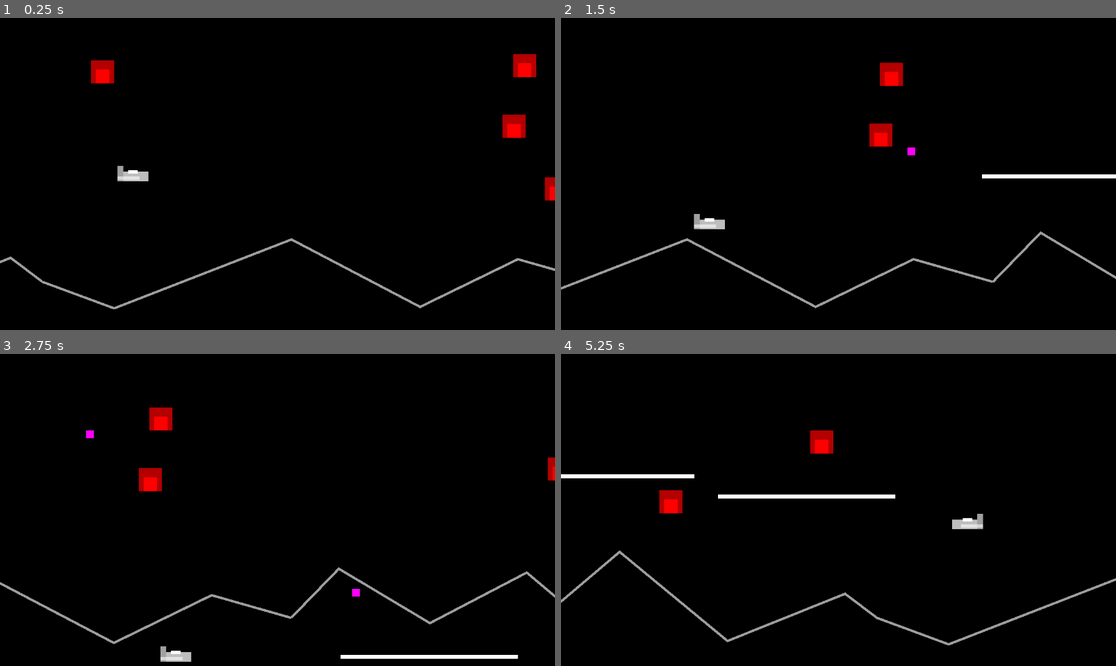
Above: before the commit, frames 1-4 (two rows, left to right).
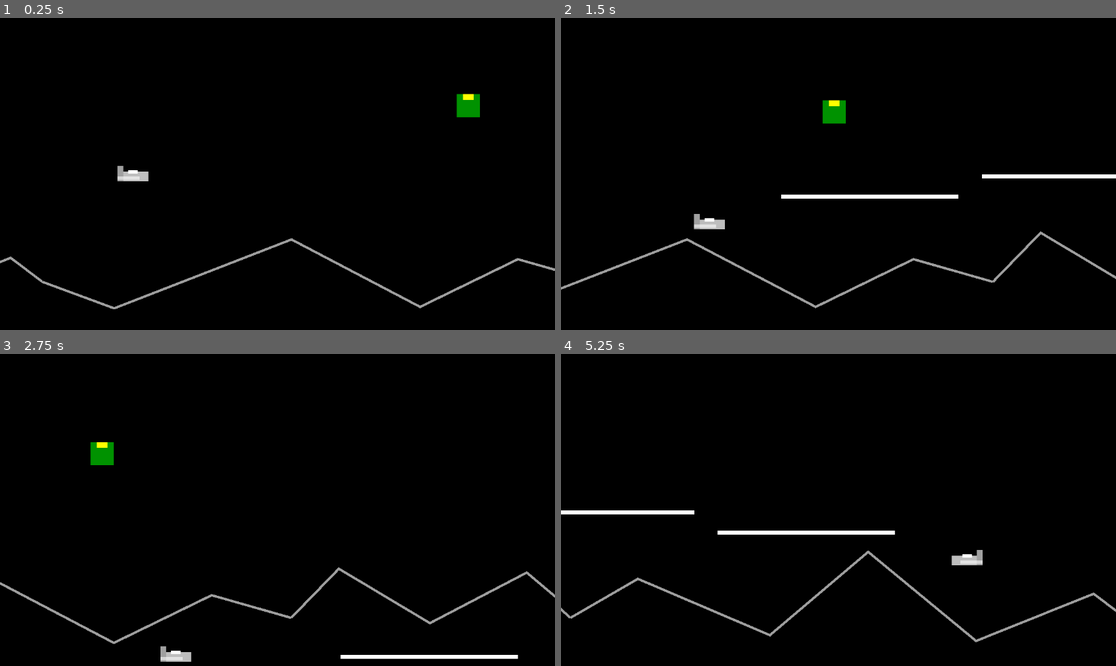
Above: after the commit, the same moments.

Repository: Toxe/godot-defender-clone
Game: Godot game, scene res://scenes/levels/main.tscn
The game is run twice, just before and just after one commit, with the same random seed, the same clock (stepped at 60 frames per second) and the same inputs.
Inputs:
- Up to frame 1 (0.25 s): no input
- Up to frame 2 (1.5 s): hold Right (move_right) 0.53-1.28 s; tap Space (fire) at 0.6, 1.35 s; hold Down (move_down) from 1.28 s (still down)
- Up to frame 3 (2.75 s): release Down (move_down) at 2.03 s; hold Right (move_right) from 2.03 s (still down); tap Space (fire) at 2.1 s
- Up to frame 4 (5.25 s): release Right (move_right) at 2.78 s; hold Up (move_up) 2.78-3.53 s; tap Space (fire) every 0.75 s from 2.85 to 5.1 s; hold Left (move_left) 3.53-5.03 s; hold Down (move_down) from 5.03 s (still down)

The runs differ from the first frame. In frame 1, 1.4% of the frame differs, in the area x 16-100%, y 11-59%; in frame 2, 1.4%; in frame 3, 1.1%; in frame 4, 4.5%, in the area x 0-100%, y 24-94%.

Commit message:
Delete generic enemy; build Lander enemy out of components

Diff:
--- a/G01_Defender/scenes/enemies/enemy.gd
+++ /dev/null
@@ -1,32 +0,0 @@
-extends Area2D
-
-const bullet_scene = preload("bullet.tscn")
-const speed: float = 50
-var direction := Vector2(-1, 0.3).normalized()
-
-
-func _physics_process(delta):
-    position += direction * speed * delta
-
-
-func shoot_bullet():
-    var bullet = bullet_scene.instantiate()
-    bullet.setup(global_position)
-    get_parent().add_child(bullet)
-    $ShootTimer.start(randf_range(3, 5))
-
-
-func _on_area_entered(_area):
-    queue_free()
-
-
-func _on_shoot_timer_timeout():
-    shoot_bullet()
-
-
-func _on_visible_on_screen_notifier_2d_screen_entered():
-    $ShootTimer.start(randf_range(1, 3))
-
-
-func _on_visible_on_screen_notifier_2d_screen_exited():
-    $ShootTimer.stop()
--- a/G01_Defender/scenes/enemies/enemy.tscn
+++ /dev/null
@@ -1,53 +0,0 @@
-[gd_scene load_steps=3 format=3 uid="uid://cvbnwoj0fo1c0"]
-
-[ext_resource type="Script" path="res://scenes/enemies/enemy.gd" id="1_btejo"]
-
-[sub_resource type="RectangleShape2D" id="RectangleShape2D_pwgwy"]
-size = Vector2(48, 48)
-
-[node name="Enemy" type="Area2D"]
-collision_layer = 2
-collision_mask = 4
-script = ExtResource("1_btejo")
-
-[node name="CollisionShape2D" type="CollisionShape2D" parent="."]
-shape = SubResource("RectangleShape2D_pwgwy")
-
-[node name="ColorRect" type="ColorRect" parent="."]
-anchors_preset = 8
-anchor_left = 0.5
-anchor_top = 0.5
-anchor_right = 0.5
-anchor_bottom = 0.5
-offset_left = -24.0
-offset_top = -24.0
-offset_right = 24.0
-offset_bottom = 24.0
-grow_horizontal = 2
-grow_vertical = 2
-color = Color(0.701961, 0, 0, 1)
-
-[node name="ColorRect2" type="ColorRect" parent="."]
-anchors_preset = 8
-anchor_left = 0.5
-anchor_top = 0.5
-anchor_right = 0.5
-anchor_bottom = 0.5
-offset_left = -14.0
-offset_top = -5.0
-offset_right = 14.0
-offset_bottom = 24.0
-grow_horizontal = 2
-grow_vertical = 2
-color = Color(1, 0, 0, 1)
-
-[node name="ShootTimer" type="Timer" parent="."]
-one_shot = true
-
-[node name="VisibleOnScreenNotifier2D" type="VisibleOnScreenNotifier2D" parent="."]
-scale = Vector2(2.5, 2.5)
-
-[connection signal="area_entered" from="." to="." method="_on_area_entered"]
-[connection signal="timeout" from="ShootTimer" to="." method="_on_shoot_timer_timeout"]
-[connection signal="screen_entered" from="VisibleOnScreenNotifier2D" to="." method="_on_visible_on_screen_notifier_2d_screen_entered"]
-[connection signal="screen_exited" from="VisibleOnScreenNotifier2D" to="." method="_on_visible_on_screen_notifier_2d_screen_exited"]
--- /dev/null
+++ b/G01_Defender/scenes/enemies/lander.tscn
@@ -0,0 +1,56 @@
+[gd_scene load_steps=6 format=3 uid="uid://u6fj8vy2f1oe"]
+
+[ext_resource type="PackedScene" uid="uid://6kn3g63u5hm4" path="res://scenes/components/movement_component.tscn" id="1_lgmwg"]
+[ext_resource type="PackedScene" uid="uid://bk00hc6aw3868" path="res://scenes/components/hitbox_component.tscn" id="1_u8o1l"]
+[ext_resource type="PackedScene" uid="uid://1kc1srny6n4c" path="res://scenes/enemies/bullet.tscn" id="3_qu8ae"]
+[ext_resource type="PackedScene" uid="uid://ciovhjmxtwyjt" path="res://scenes/components/shooting_component.tscn" id="4_83jcr"]
+
+[sub_resource type="RectangleShape2D" id="RectangleShape2D_wul00"]
+size = Vector2(48, 48)
+
+[node name="Lander" type="Node2D"]
+
+[node name="MovementComponent" parent="." instance=ExtResource("1_lgmwg")]
+velocity = Vector2(-50, 10)
+
+[node name="ShootingComponent" parent="." node_paths=PackedStringArray("visible_on_screen_notifier") instance=ExtResource("4_83jcr")]
+shot_scene = ExtResource("3_qu8ae")
+visible_on_screen_notifier = NodePath("../VisibleOnScreenNotifier2D")
+min_shot_delay = 3.0
+max_shot_delay = 4.0
+
+[node name="HitboxComponent" parent="." instance=ExtResource("1_u8o1l")]
+
+[node name="CollisionShape2D" type="CollisionShape2D" parent="HitboxComponent"]
+shape = SubResource("RectangleShape2D_wul00")
+
+[node name="VisibleOnScreenNotifier2D" type="VisibleOnScreenNotifier2D" parent="."]
+scale = Vector2(2.5, 2.5)
+
+[node name="ColorRect" type="ColorRect" parent="."]
+anchors_preset = 8
+anchor_left = 0.5
+anchor_top = 0.5
+anchor_right = 0.5
+anchor_bottom = 0.5
+offset_left = -24.0
+offset_top = -24.0
+offset_right = 24.0
+offset_bottom = 24.0
+grow_horizontal = 2
+grow_vertical = 2
+color = Color(0, 0.572549, 0, 1)
+
+[node name="ColorRect2" type="ColorRect" parent="."]
+anchors_preset = 8
+anchor_left = 0.5
+anchor_top = 0.5
+anchor_right = 0.5
+anchor_bottom = 0.5
+offset_left = -11.0
+offset_top = -24.0
+offset_right = 11.0
+offset_bottom = -12.0
+grow_horizontal = 2
+grow_vertical = 2
+color = Color(1, 1, 0, 1)
--- a/G01_Defender/scenes/levels/main.tscn
+++ b/G01_Defender/scenes/levels/main.tscn
@@ -1,11 +1,11 @@
 [gd_scene load_steps=7 format=3 uid="uid://w0jtokddq4er"]
 
 [ext_resource type="Script" path="res://scenes/levels/main.gd" id="1_gi007"]
-[ext_resource type="PackedScene" uid="uid://cvbnwoj0fo1c0" path="res://scenes/enemies/enemy.tscn" id="2_a4ga4"]
 [ext_resource type="PackedScene" uid="uid://cwjdmjmwuyqem" path="res://scenes/player/player.tscn" id="2_ox6bm"]
 [ext_resource type="PackedScene" uid="uid://bcs5w3kst2vol" path="res://scenes/levels/level_chunk_01.tscn" id="2_r1lcs"]
 [ext_resource type="PackedScene" uid="uid://dyw4myjc24fl0" path="res://scenes/levels/level_chunk_02.tscn" id="3_yhscp"]
 [ext_resource type="PackedScene" uid="uid://b5d5us5gsw7ej" path="res://scenes/levels/level_chunk_03.tscn" id="4_3w2cb"]
+[ext_resource type="PackedScene" uid="uid://u6fj8vy2f1oe" path="res://scenes/enemies/lander.tscn" id="7_1s4ej"]
 
 [node name="Main" type="Node"]
 script = ExtResource("1_gi007")
@@ -23,30 +23,7 @@
 [node name="Player" parent="." instance=ExtResource("2_ox6bm")]
 position = Vector2(188, 323)
 
-[node name="Enemies" type="Node" parent="."]
-
-[node name="Enemy" parent="Enemies" instance=ExtResource("2_a4ga4")]
-position = Vector2(991, 221)
-
-[node name="Enemy4" parent="Enemies" instance=ExtResource("2_a4ga4")]
-position = Vector2(-660, 134)
-
-[node name="Enemy2" parent="Enemies" instance=ExtResource("2_a4ga4")]
-position = Vector2(1079, 351)
-
-[node name="Enemy8" parent="Enemies" instance=ExtResource("2_a4ga4")]
-position = Vector2(-176, 232)
-
-[node name="Enemy5" parent="Enemies" instance=ExtResource("2_a4ga4")]
-position = Vector2(2147, 123)
-
-[node name="Enemy6" parent="Enemies" instance=ExtResource("2_a4ga4")]
-position = Vector2(1840, 199)
-
-[node name="Enemy7" parent="Enemies" instance=ExtResource("2_a4ga4")]
-position = Vector2(137, 108)
-
-[node name="Enemy3" parent="Enemies" instance=ExtResource("2_a4ga4")]
-position = Vector2(1013, 95)
+[node name="Lander" parent="." instance=ExtResource("7_1s4ej")]
+position = Vector2(897, 180)
 
 [connection signal="player_killed" from="Player" to="." method="_on_player_player_killed"]
